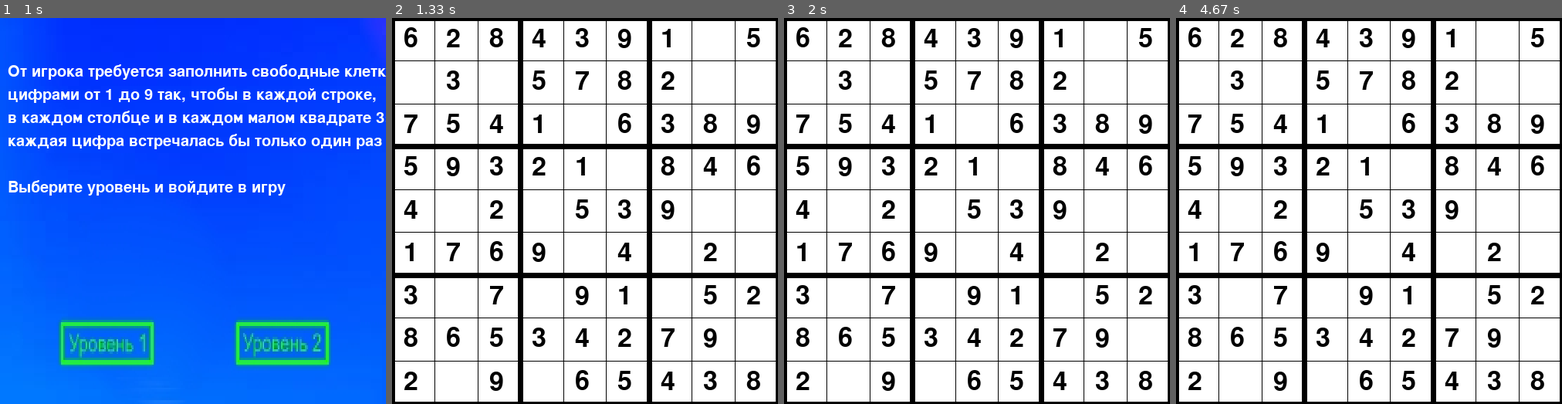
Above: before the commit, frames 1-4 (left to right).
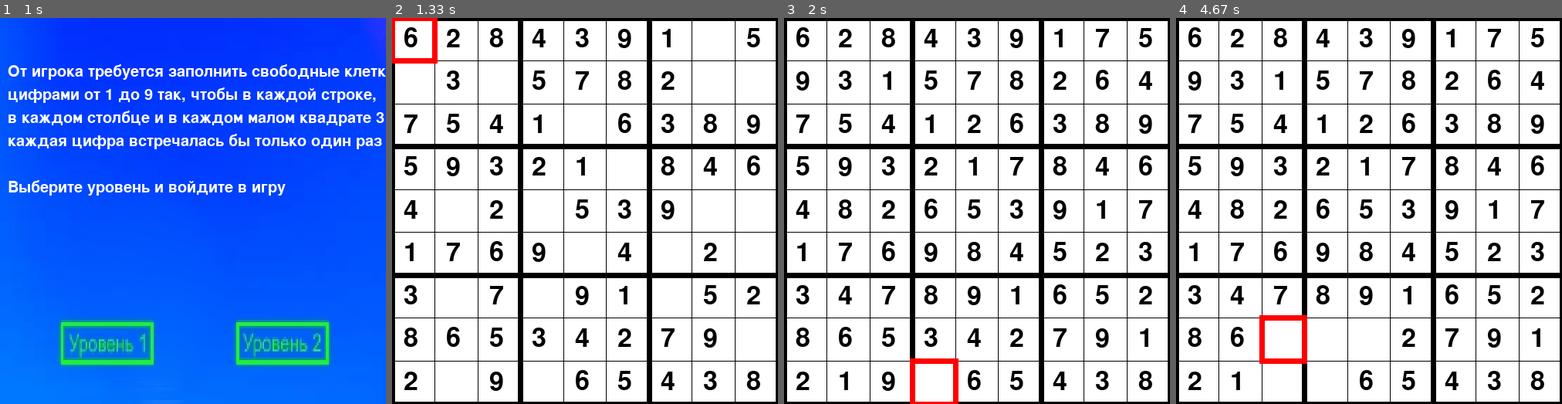
Above: after the commit, the same moments.

Repository: alisamoskovtseva/pygame_project
Game: pygame game, started from example delete.py
The game is run twice, just before and just after one commit, with the same random seed, the same clock (stepped at 60 frames per second) and the same inputs.
Inputs (mouse positions are in pixels of both pictures, inside the frame that each line leads up to):
- Up to frame 1 (1 s): click (177, 226) at 0.88 s
- Up to frame 2 (1.33 s): click (708, 199) at 1.22 s
- Up to frame 3 (2 s): tap Enter at 1.5 s; tap 1 at 1.83 s
- Up to frame 4 (4.67 s): hold Up 2.17-2.63 s; hold Right 2.67-3.13 s; tap 7 at 2.82, 4.22 s; hold Left 3.17-3.7 s; tap 9 at 3.32, 4.65 s; hold Down 3.73-4.03 s; hold Left 4.07-4.47 s; hold Up from 4.5 s (still down)

Frame 1 is identical in both runs. In frame 2, 0.5% of the frame differs, in the area x 0-12%, y 0-12%; in frame 3, 2.3%; in frame 4, 2.8%, in the area x 3-96%, y 2-97%.

Commit message:
все починила;)

Diff:
--- a/example delete.py
+++ b/example delete.py
@@ -12,8 +12,8 @@
 y = 0
 dif = 500 / 9
 val = 0
-q = 3
-side = q * q
+a = 3
+side = a * a
 c = 0
 maps = [[0, 0, 0, 0, 0, 0, 0, 0, 0],
         [0, 0, 0, 0, 0, 0, 0, 0, 0],
@@ -114,7 +114,7 @@
             if event.type == pygame.QUIT:
                 terminate()
             elif event.type == pygame.MOUSEBUTTONDOWN:
-                game_rules()
+                return game_rules()
         pygame.display.flip()
         clock.tick(FPS)
 
@@ -138,12 +138,13 @@
         intro_rect.x = 10
         text_coord += intro_rect.height
         screen.blit(string_rendered, intro_rect)
+
     while True:
         for event in pygame.event.get():
             if event.type == pygame.QUIT:
                 terminate()
             elif event.type == pygame.MOUSEBUTTONDOWN:
-                draw()
+                return draw()
         pygame.display.flip()
         clock.tick(FPS)
 
@@ -260,15 +261,13 @@
 
 
 run = True
-flag1 = 0
+flag1 = 1
 flag2 = 0
 rs = 0
 error = 0
 if __name__ == '__main__':
-    running = True
     start_screen()
-    game_rules()
-
+    run = True
     while run:
         screen.fill((255, 255, 255))
         for event in pygame.event.get():
